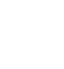
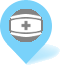
Before/after of a (64, 69) layered artwork. What changed in the layer stack:
showed "mask.png" over (11, 14, 41, 37)
showed "blue.png", painted on it over (0, 0, 60, 65)
